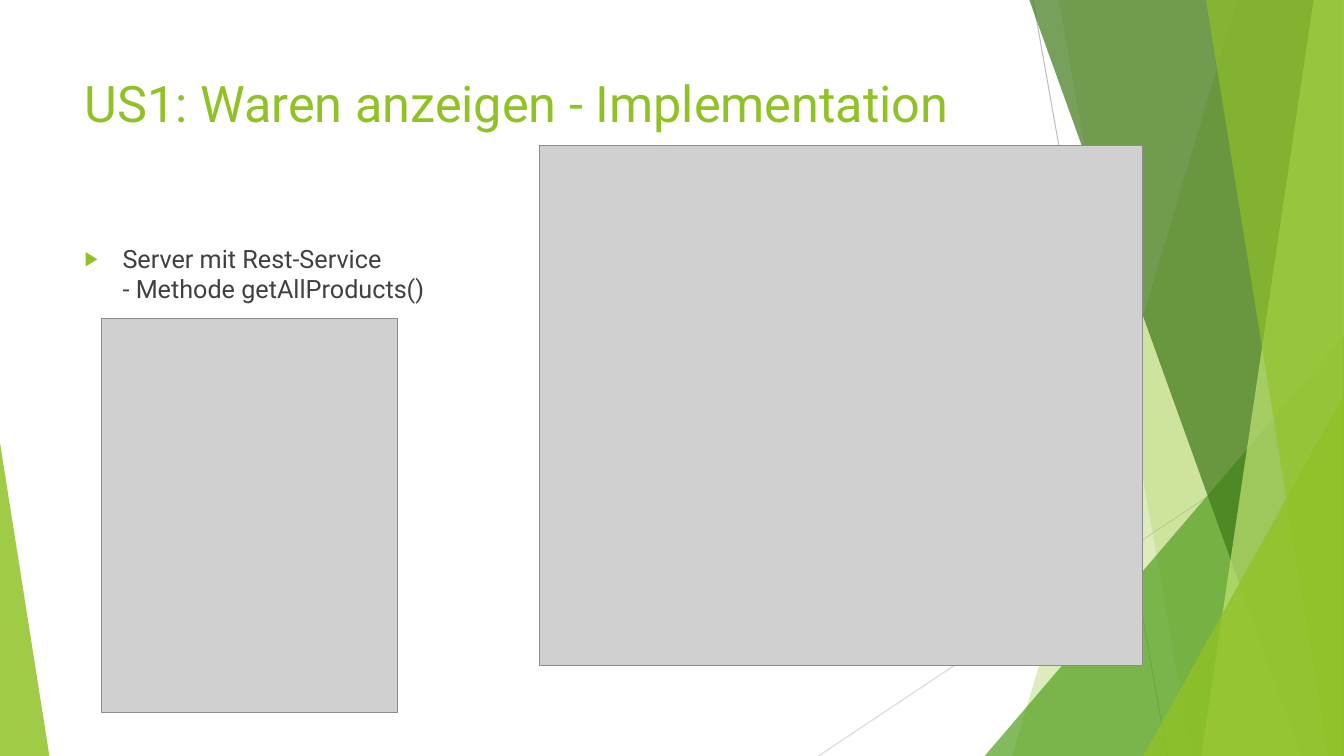
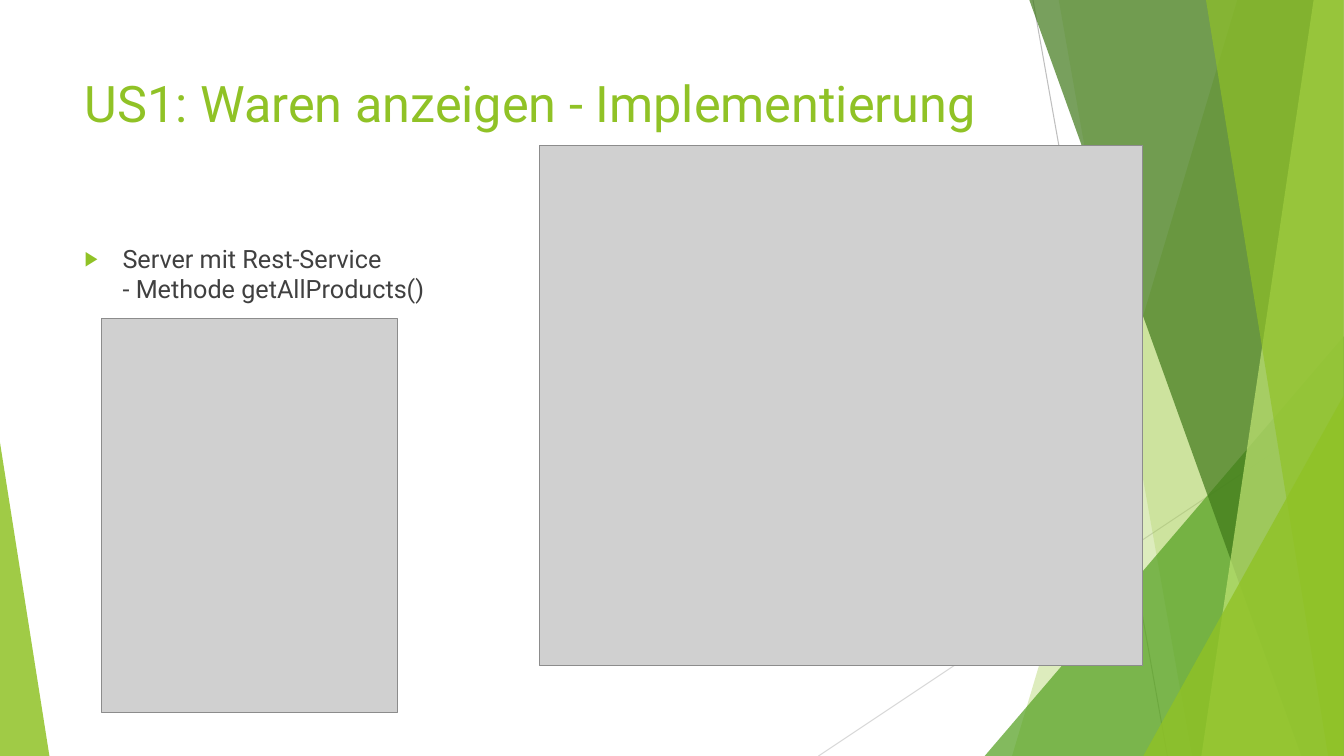
Before and after one commit to Grisdoff/Planet.Shop, a slide deck: slide 5 of Organisatorisches/Presentations/Presentation_WS.pptx (slide 4 before the commit). Drawn at 1344x756 pixels with LibreOffice and Linux fonts; fonts in the diff are those of the drawing; grey boxes stand for pictures. Boxes give left, top, right and bottom in pixels: in the first picture for what was removed or moved away, otherwise in the second. Text is boxed around its words. In the diff, an @@ line names an element or a change of style, - is before the commit and + after.

```diff
--- a/Organisatorisches/Presentations/Presentation_WS.pptx
+++ b/Organisatorisches/Presentations/Presentation_WS.pptx
@@ title at (x1=85, y1=84, x2=976, y2=133): text changed @@
-US1: Waren anzeigen - Implementation
+US1: Waren anzeigen - Implementierung
```
Also in this commit, not shown: 7 other slides changed, 3 slides added, 1 slide removed.
